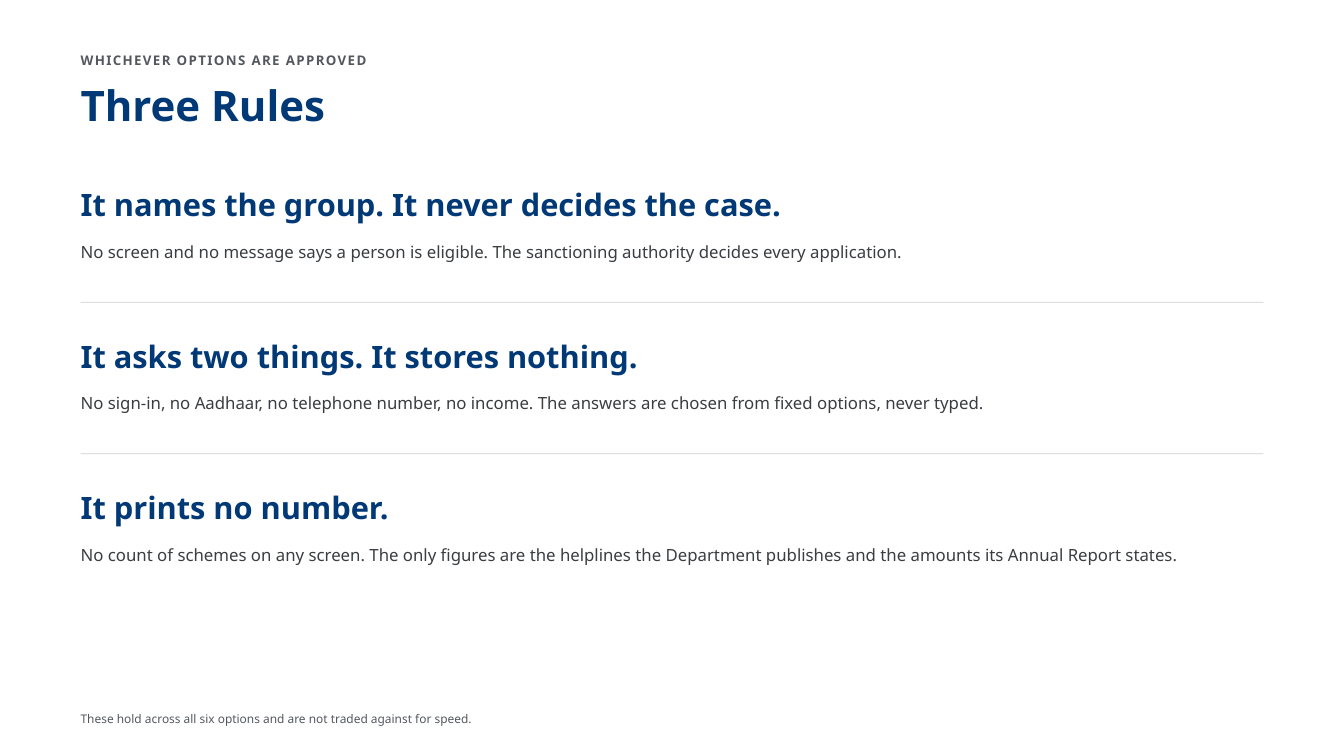
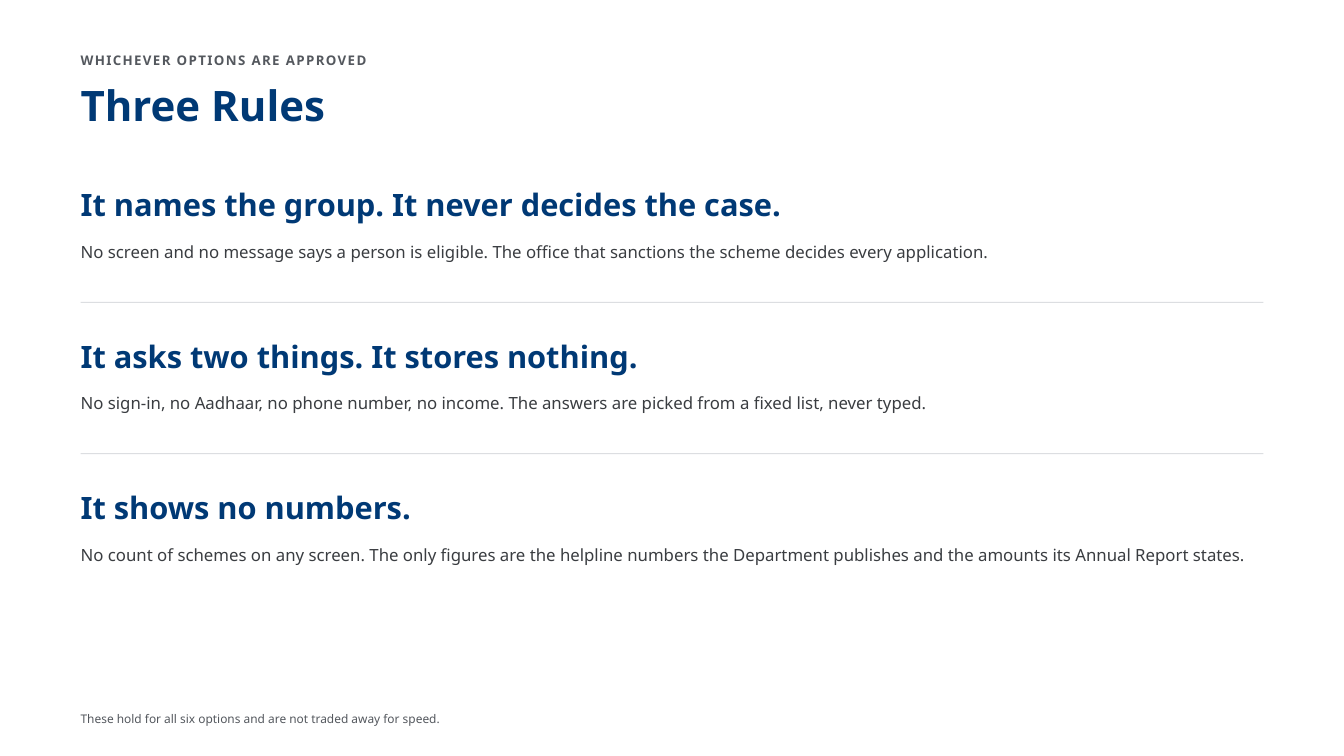
Before and after one commit to AkashShivanand/mosje, a slide deck: slide 12 of docs/plans/MoSJE-Service-Discovery-Options.pptx. Drawn at 1344x756 pixels with LibreOffice and Linux fonts; fonts in the diff are those of the drawing. Boxes give left, top, right and bottom in pixels: in the first picture for what was removed or moved away, otherwise in the second. Text is boxed around its words. In the diff, an @@ line names an element or a change of style, - is before the commit and + after.

Commit message:
feat(service-discovery): the deck in plain words, the earlier Schemes layouts, and a data-sources report
The option pages lose their verdicts, as the review asked: each says what
the option is, how it works and why it helps, in words a school-leaver can
read. The Two Questions answer shows both choices, three schemes with a
View details link each and no apply button, and one link to the Schemes
page filtered to the same answers. One Tap opens with a band for the one
portal or helpline the Department runs for the chosen group, where it has
one, with a link only where the site answered when checked. The scheme
type comes off every card and row: every scheme here is centrally backed.

The two Schemes-page options return to the layouts from before the review
with the review's asks applied — two filters, no counts, greyed filters,
paged results — reading every field from the master, with the row of
faces on one grid and a fixed label height so it aligns.

docs/research/service-discovery-data-sources.md is generated from the
master: every group, kind of support, portal, link and scheme with its
source, the link checks of 9 September, and what is still unverified.
Both before/after pages now carry their pictures inside the file. The
renderer draws a video's poster frame so the PDF shows every screen.

```diff
--- a/docs/plans/MoSJE-Service-Discovery-Options.pptx
+++ b/docs/plans/MoSJE-Service-Discovery-Options.pptx
@@ text at (x1=81, y1=245, x2=988, y2=262): text changed @@
-No screen and no message says a person is eligible. The sanctioning authority decides every application.
+No screen and no message says a person is eligible. The office that sanctions the scheme decides every application.
@@ text at (x1=81, y1=396, x2=926, y2=413): text changed @@
-No sign-in, no Aadhaar, no telephone number, no income. The answers are chosen from fixed options, never typed.
+No sign-in, no Aadhaar, no phone number, no income. The answers are picked from a fixed list, never typed.
@@ text at (x1=81, y1=495, x2=411, y2=520): text changed @@
-It prints no number.
+It shows no numbers.
@@ text at (x1=81, y1=548, x2=1245, y2=565): text changed @@
-No count of schemes on any screen. The only figures are the helplines the Department publishes and the amounts its Annual Report states.
+No count of schemes on any screen. The only figures are the helpline numbers the Department publishes and the amounts its Annual Report states.
@@ text at (x1=81, y1=714, x2=440, y2=726): text changed @@
-These hold across all six options and are not traded against for speed.
+These hold for all six options and are not traded away for speed.
```
Also in this commit, not shown: 11 other slides changed, 59 other files.
